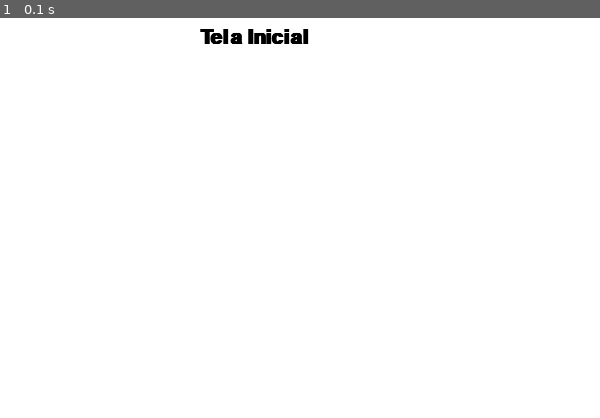
Above: before the commit, frame 1.
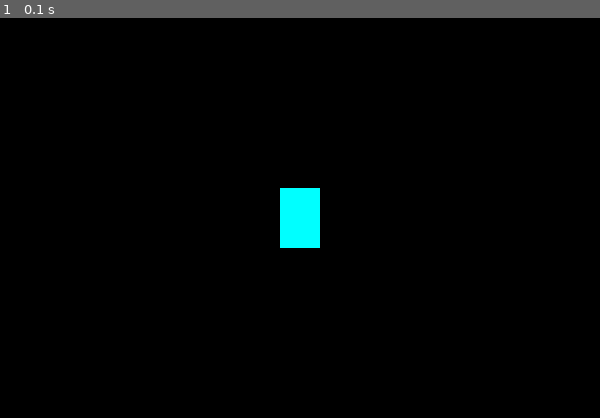
Above: after the commit, the same moment.

Repository: HenriqueBaetaLeite/meu-pygame
Game: pygame game, started from game.py
Same seed, same stepped clock (60 frames per second), same inputs: the game is played once before the commit and once after it.
Inputs:
- Up to frame 1 (0.1 s): no input

The runs differ from the first frame. In frame 1, 100% of the frame differs, in the area x 0-100%, y 0-100%.

Commit message:
criando classe de cenario, e melhorando classe de character

Diff:
--- /dev/null
+++ b/character.py
@@ -0,0 +1,49 @@
+import pygame
+
+from random import randint
+
+
+class Character:
+    def __init__(self, width, height, speed, screen):
+        self.width = width
+        self.height = height
+        self.speed = int(speed)
+        self.screen = screen
+        self.position_x = int(600 / 2 - width / 2)
+        self.position_y = int(400 / 2 - height / 2)
+        player = pygame.draw.rect(
+            self.screen,
+            (0, 255, 255),
+            (self.position_x, self.position_y, self.width, self.height),
+        )
+        self.keys = pygame.key.get_pressed()
+
+    # def create_player(self):
+
+    def move_player(self):
+
+        if self.keys[pygame.K_LEFT]:
+            print("seta esquerda acionada")
+            self.position_x -= self.speed
+            if self.position_x < -40:
+                self.position_x = 635
+
+        if self.keys[pygame.K_RIGHT]:
+            print("seta direita acionada")
+            self.position_x += self.speed
+            if self.position_x > 640:
+                self.position_x = -35
+
+        if self.keys[pygame.K_UP]:
+            self.position_y -= self.speed
+        if self.keys[pygame.K_DOWN]:
+            self.position_y += self.speed
+
+    def capture_prize(self, prize, prize_x, prize_y):
+        if player.colliderect(prize):
+            prize_x = randint(1, 599)
+            prize_y = randint(1, 419)
+            pontos -= 1
+            totalPontosMarcados += 1
+            print("Pontuação:", pontos)
+            barulho_colisao.play()
--- /dev/null
+++ b/create_timer.py
@@ -0,0 +1,14 @@
+# import pygame
+
+# fonte = pygame.font.SysFont("likhan", 30, bold=True, italic=True)
+
+# width = 600
+# height = 400
+
+# screen = pygame.display.set_mode((width, height))
+
+
+class Timer:
+    def start_timer():
+    #     timer_formated = fonte.render("Tempo: 00:30", True, (0, 0, 0))
+    #     screen.blit(timer_formated, (10, 10))
--- a/game.py
+++ b/game.py
@@ -2,31 +2,44 @@
 from pygame.locals import *
 from sys import exit
 
+# from create_timer import Timer
+
+from scenario import Scenario
+
+
+# classe de cenário
+
 
 class Game:
-    def start():
-        width = 600
-        height = 400
+    def __init__(self, width, height):
+        self.width = width
+        self.height = height
 
-        # def start(self):
+    def start(self):
         pygame.init()
 
+        scenario = Scenario(self.width, self.height)
+
         # configuro o tamanho da tela
-        screen = pygame.display.set_mode((width, height))
+        # screen = pygame.display.set_mode((self.width, self.height))
 
         # configuro a letra
         fonte = pygame.font.SysFont("likhan", 30, bold=True, italic=False)
 
         # Título do game na janela
-        pygame.display.set_caption("Meu PyGame")
+        # pygame.display.set_caption("Meu PyGame")
 
         clock = pygame.time.Clock()
 
         while True:
-            print(clock.tick(30))
-            screen.fill((255, 255, 255))
+            clock.tick(30)
+            # screen.fill((255, 255, 255))
 
-            print(clock.get_fps())
+            scenario.create_scenario()
+
+            scenario.create_character()
+
+            # print(clock.get_fps())
 
             keys = pygame.key.get_pressed()
 
@@ -35,13 +48,14 @@
             # Este -for- "vigia" cada evento do jogo, caso a letra q seja pressionada
             # ou clique no botão de fechar a janela o jogo encerra.
             for event in pygame.event.get():
-                if event.type == QUIT or keys[pygame.K_q]:
+                if event.type == QUIT or keys[pygame.K_ESCAPE]:
                     print("Bye...")
                     pygame.quit()
                     exit()
 
-            screen.blit(texto1, (200, 10))
+            # screen.blit(texto1, (200, 10))
             pygame.display.update()
 
 
-Game.start()
+game = Game(600, 400)
+game.start()
--- /dev/null
+++ b/scenario.py
@@ -0,0 +1,20 @@
+import pygame
+
+from character import Character
+
+
+class Scenario:
+    def __init__(self, width, heigth):
+        self.width = width
+        self.heigth = heigth
+        self.screen = pygame.display.set_mode((self.width, self.heigth))
+        pygame.display.set_caption("Pygame - Catch me if you can")
+
+    def create_scenario(self):
+        black = (0, 0, 0)
+        self.screen.fill(black)
+
+    def create_character(self):
+        player = Character(40, 60, 10, self.screen)
+        # player.create_player()
+        player.move_player()
--- a/timer.py
+++ /dev/null
@@ -1,9 +0,0 @@
-import pygame
-
-fonte = pygame.font.SysFont("", 20)
-
-
-class Timer:
-    def start_timer():
-        timer_formated = fonte.render("Tempo: 00:30", True, (0, 0, 0))
-        screen.blit(timer_formated, (10, 10))
